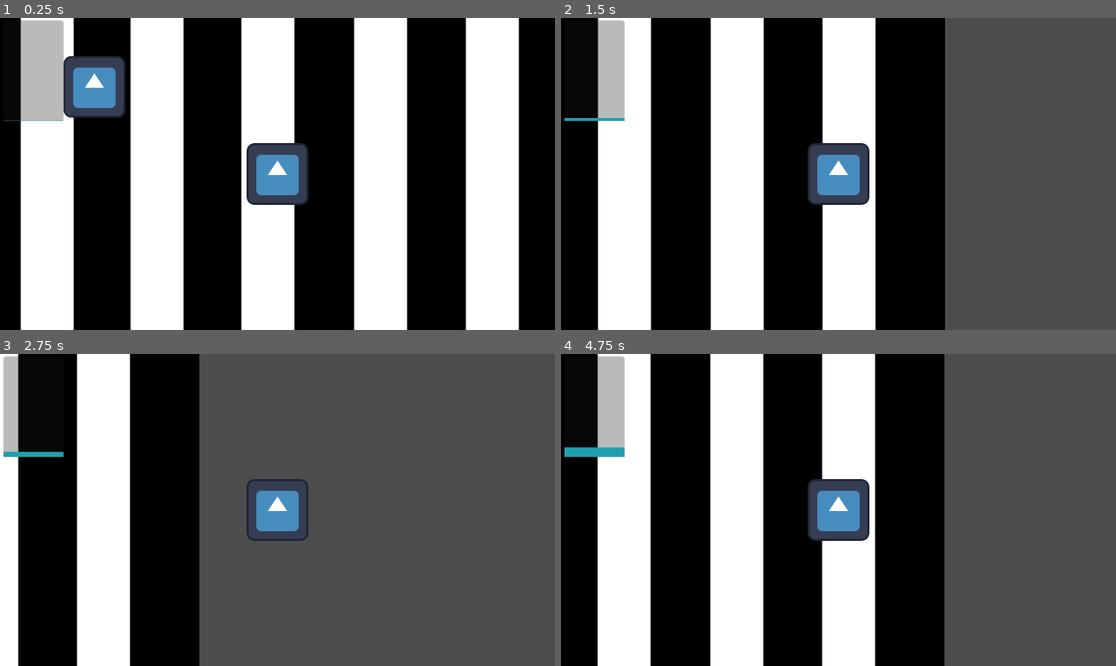
Above: before the commit, frames 1-4 (two rows, left to right).
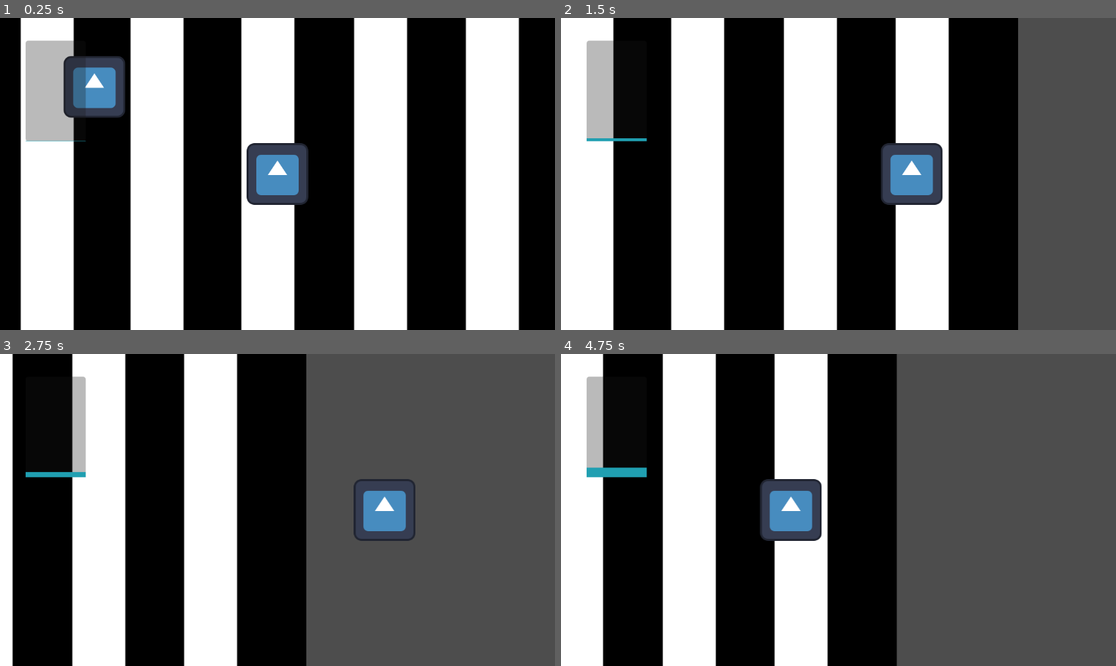
Above: after the commit, the same moments.

Repository: thisotherguyalso/KAILOG-Game
Game: Godot game, scene res://Scenes/streets.tscn
Same seed, same stepped clock (60 frames per second), same inputs: the game is played once before the commit and once after it. The engine's default icon, where the game draws it, is replaced by a stand-in: a white triangle on a blue panel in a dark square.
Inputs (mouse positions are in pixels of both pictures, inside the frame that each line leads up to):
- Up to frame 1 (0.25 s): no input
- Up to frame 2 (1.5 s): tap Enter at 0.5 s; move the mouse to (960, 158) at 0.52 s; hold Right (ui_right) 0.53-1.25 s; hold Shift (sprint) 0.53-1.25 s; click (960, 158) at 0.67 s; drag from (727, 189) to (810, 236) at 1.27 s
- Up to frame 3 (2.75 s): move the mouse to (333, 441) at 2.02 s; hold Right (ui_right) from 2.03 s (still down); hold Shift (sprint) from 2.03 s (still down)
- Up to frame 4 (4.75 s): release Right (ui_right) at 2.75 s; release Shift (sprint) at 2.75 s; drag from (810, 572) to (672, 463) at 2.77 s; move the mouse to (1005, 556) at 3.52 s; hold Left (ui_left) 3.53-4.25 s; hold Shift (sprint) 3.53-4.25 s; drag from (672, 463) to (755, 432) at 4.27 s

The runs differ from the first frame. In frame 1, 1.8% of the frame differs, in the area x 0-16%, y 0-40%; in frame 2, 66%, in the area x 0-83%, y 0-100%; in frame 3, 28%; in frame 4, 60%.

Commit message:
Added camera smoothing

Diff:
--- a/kailog-demo/Scenes/player.tscn
+++ b/kailog-demo/Scenes/player.tscn
@@ -6,22 +6,28 @@
 
 [sub_resource type="CircleShape2D" id="CircleShape2D_cvnsp"]
 
-[node name="Player" type="CharacterBody2D"]
+[node name="Player" type="CharacterBody2D" unique_id=1861928323]
 collision_layer = 2
 collision_mask = 28
 script = ExtResource("1_cvnsp")
 
-[node name="Sprite2D" type="Sprite2D" parent="."]
+[node name="Sprite2D" type="Sprite2D" parent="." unique_id=19887267]
 texture = ExtResource("1_v0iea")
 
-[node name="CollisionShape2D" type="CollisionShape2D" parent="."]
+[node name="CollisionShape2D" type="CollisionShape2D" parent="." unique_id=1652575677]
 scale = Vector2(6, 6)
 shape = SubResource("CircleShape2D_cvnsp")
 
-[node name="Camera2D" type="Camera2D" parent="."]
+[node name="Camera2D" type="Camera2D" parent="." unique_id=984114381]
+position_smoothing_enabled = true
+position_smoothing_speed = 3.0
+drag_horizontal_enabled = true
+drag_vertical_enabled = true
+drag_left_margin = 0.1
+drag_top_margin = 0.1
+drag_right_margin = 0.1
+drag_bottom_margin = 0.1
 
-[node name="UI" parent="Camera2D" instance=ExtResource("3_6t5aa")]
-offset_left = -569.0
-offset_top = -319.0
-offset_right = -569.0
-offset_bottom = -319.0
+[node name="CanvasLayer" type="CanvasLayer" parent="." unique_id=1949154919]
+
+[node name="UI" parent="CanvasLayer" unique_id=455204936 instance=ExtResource("3_6t5aa")]
--- a/kailog-demo/Scenes/ui.tscn
+++ b/kailog-demo/Scenes/ui.tscn
@@ -1,11 +1,11 @@
-[gd_scene load_steps=3 format=3 uid="uid://ds8nayxi0t6ix"]
+[gd_scene format=3 uid="uid://ds8nayxi0t6ix"]
 
 [ext_resource type="Script" uid="uid://p7olyj7apuuu" path="res://Scripts/flood.gd" id="1_jxero"]
 
 [sub_resource type="StyleBoxFlat" id="StyleBoxFlat_wviqb"]
 bg_color = Color(0.124262534, 0.624369, 0.69628596, 1)
 
-[node name="UI" type="Control"]
+[node name="UI" type="Control" unique_id=434432760]
 layout_mode = 3
 anchors_preset = 15
 anchor_right = 1.0
@@ -14,10 +14,12 @@
 grow_vertical = 2
 script = ExtResource("1_jxero")
 
-[node name="ProgressBar" type="ProgressBar" parent="."]
+[node name="ProgressBar" type="ProgressBar" parent="." unique_id=1650831132]
 layout_mode = 0
-offset_right = 125.0
-offset_bottom = 209.0
+offset_left = 53.0
+offset_top = 47.0
+offset_right = 178.0
+offset_bottom = 256.0
 theme_override_styles/fill = SubResource("StyleBoxFlat_wviqb")
 fill_mode = 3
 show_percentage = false
--- /dev/null
+++ b/kailog-demo/main.tscn
@@ -0,0 +1,3 @@
+[gd_scene format=3 uid="uid://delt2n6e6qijq"]
+
+[node name="Main" type="Node2D" unique_id=1783095803]
Not shown: 1 places in kailog-demo/Scenes/player.tscn that only renumber resources
